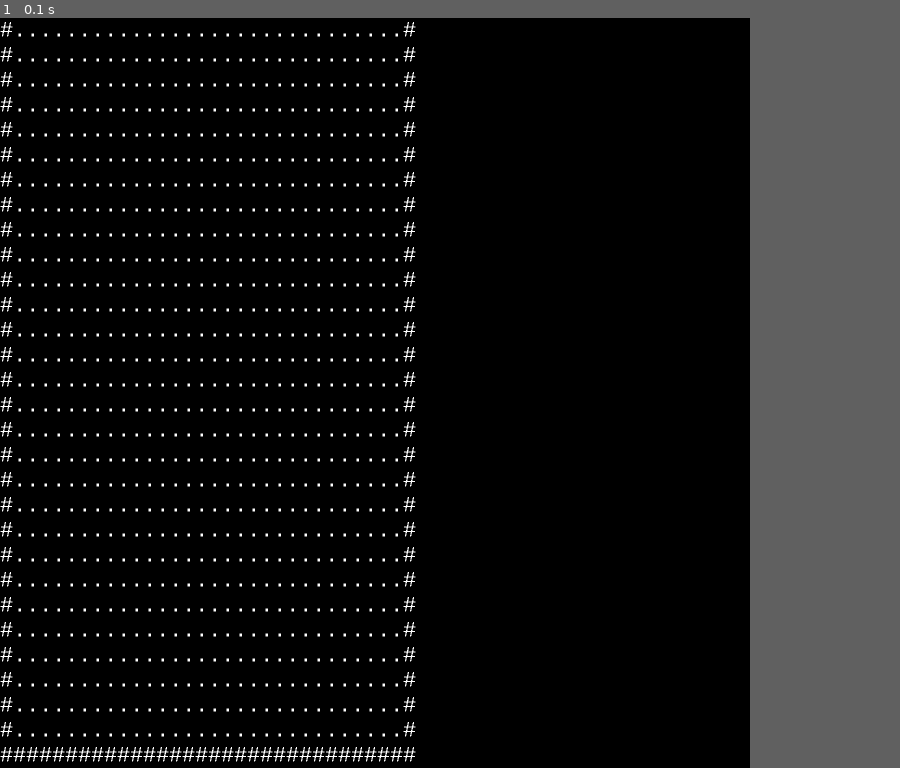
Above: before the commit, frame 1.
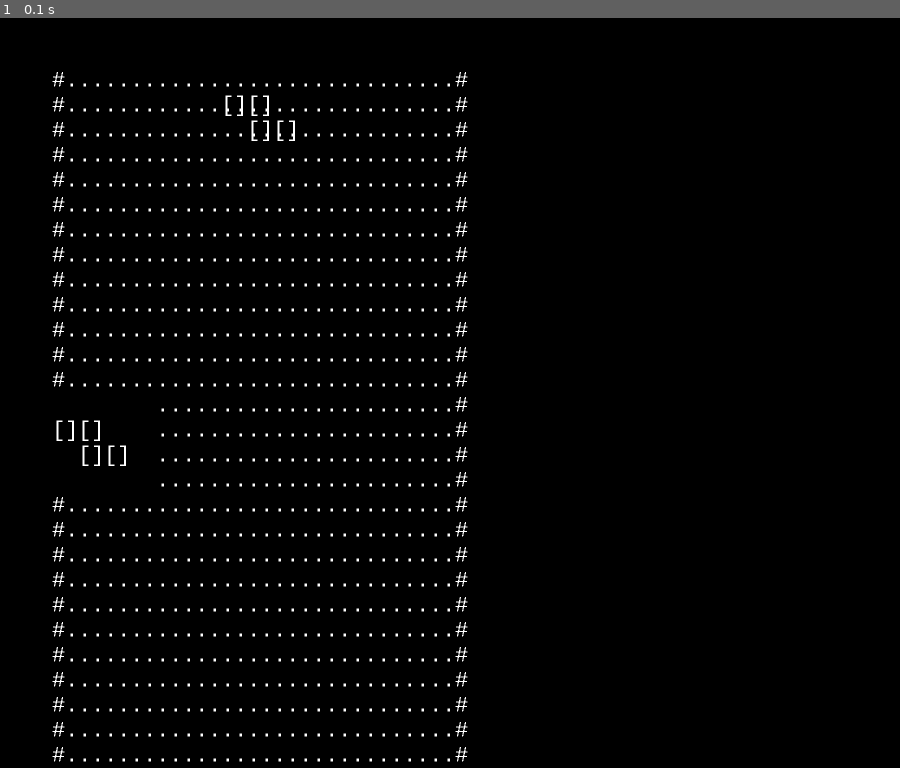
Above: after the commit, the same moment.

Repository: SikkandarSulaiman/TetrisGame
Game: pygame game, started from src/main.py
The game is run twice, just before and just after one commit, with the same random seed, the same clock (stepped at 60 frames per second) and the same inputs.
Inputs:
- Up to frame 1 (0.1 s): no input
In our replay, the window is 750x750 before the commit and 900x750 after it. These sizes can differ from the game's own. Grey fills any space a smaller window leaves; there, only what the larger window draws over its background counts as a difference.

The runs differ from the first frame. In frame 1, 2.3% of the frame differs, in the area x 0-52%, y 0-100%.

Commit message:
piece print over field in pygame

Diff:
--- a/config/game.json
+++ b/config/game.json
@@ -3,8 +3,8 @@
 	"line_display_ms": 500,
 	"field_height": 30,
 	"field_width": 32,
-	"field_place_x": 3,
-	"field_place_y": 23,
+	"field_place_x": 4,
+	"field_place_y": 2,
 	"scoreboard_height": 6,
 	"scoreboard_width": 11,
 	"scoreboard_place_x": 3,
--- a/src/config_read.py
+++ b/src/config_read.py
@@ -2,7 +2,8 @@
 import json
 from pathlib import Path
 
-config_path = '../config'
+# config_path = '../config'
+config_path = './config'
 
 print(os.getcwd())
 for jsonfile in os.listdir(config_path):
--- a/src/fitter.py
+++ b/src/fitter.py
@@ -15,7 +15,7 @@
 
 	def spawn_new_piece(self):
 		self.active_piece = Piece()
-		self.active_piece.x, self.active_piece.y = 0, (self.field.width - TETRIMINO_WIDTH)//2 + 1
+		self.active_piece.x, self.active_piece.y = (self.field.width - TETRIMINO_WIDTH)//2 + 1, 0
 		if self.check_piece_fit(self.active_piece.x, self.active_piece.y):
 			return True
 		return False
@@ -39,7 +39,6 @@
 					self.field.map[fx][fy] = pc
 
 	def move_piece(self, dir):
-
 		if dir == CMD_ROTATE:
 			self.active_piece.rotate()
 			if not self.check_piece_fit(self.active_piece.x, self.active_piece.y):
--- a/src/main.py
+++ b/src/main.py
@@ -5,6 +5,9 @@
 from panels import Field
 from panels import ScoreBoard
 from config_read import *
+from ui_gamescreen_pyg import pygame_GameScreen
+
+from time import sleep
 
 def cur_main(stdscr):
 	stdscr.clear()
@@ -47,36 +50,30 @@
 	NO_KEY_PRESS = -1
 	input_key_map[NO_KEY_PRESS] = CMD_DOWN
 
-	pygame.init()
-	game_screen = pygame.display.set_mode([1500, 1500])
+	scr = pygame_GameScreen()
 
-	# Run until the user asks to quit
+	tetris_field = Field(FIELD_WIDTH, FIELD_HEIGHT)
+	pf = PieceFitter(tetris_field)
+	sb = ScoreBoard(SCOREBOARD_WIDTH, SCOREBOARD_HEIGHT)
+	ScoreManager().set_scoreboard(sb)
+
+	pf.spawn_new_piece()
+	# scr.print_panel(tetris_field)
+	# scr.print_piece_inside_panel(pf.active_piece, tetris_field)
+	# pf.active_piece.print_piece_in_field(scr, tetris_field)
+	# sb.print_panel(scr)
+
 	running = True
 	while running:
 
-		# Did the user click the window close button?
-		for event in pygame.event.get():
-			if event.type == pygame.QUIT:
-				running = False
+		if scr.is_quit_event():
+			running = False
 
-		# Fill the background with white
-		game_screen.fill((0, 0, 0))
+		pf.move_piece(CMD_DOWN)
 
-		tetris_field = Field(FIELD_WIDTH, FIELD_HEIGHT)
+		scr.print_panel(tetris_field)
+		scr.print_piece_over_panel(pf.active_piece, tetris_field)
+		scr.refresh()
+		# sleep(1)
 
-		font = pygame.font.SysFont('Monospace', 44)
-		pos_x, pos_y = 0, 0
-		for line in tetris_field.map:
-			line = ''.join(line)
-			word_surface = font.render(line, 0, pygame.Color('white'))
-			text_w, text_h = word_surface.get_size()
-			game_screen.blit(word_surface, (0,pos_y))
-			pos_y += text_h
-
-		# Flip the display
-		pygame.display.flip()
-
-	# Done! Time to quit.
-	pygame.quit()
-
-	# curses.wrapper(cur_main)
+	scr.quit()
--- /dev/null
+++ b/src/ui_gamescreen_pyg.py
@@ -0,0 +1,42 @@
+import pygame
+
+from config_read import *
+
+@singleton
+class pygame_GameScreen:
+
+    def __init__(self):
+        self. panel_list = []
+        pygame.init()
+        self.screen = pygame.display.set_mode([1800, 1500])
+        self.screen.fill((0, 0, 0))
+        self.font = pygame.font.SysFont('Monospace', 44)
+        self.fcw, self.fch = self.font.render(' ', 0, pygame.Color('White')).get_size()
+        # fcw/h -> font char width/height
+
+    def is_quit_event(self):
+        for event in pygame.event.get():
+            if event.type == pygame.QUIT:
+                return True
+        return False
+
+    def quit(self):
+        pygame.quit()
+
+    def print_panel(self, panel, offset=None):
+        x_off, y_off = panel.x, panel.y
+        for y, line in enumerate(panel.map):
+            line = ''.join(line)
+            word_surface = self.font.render(line, 0, pygame.Color('white'))
+            _, text_h = word_surface.get_size()
+            self.screen.blit(word_surface, ((0+x_off)*self.fcw, (y+y_off)*self.fch))
+
+    def print_piece_over_panel(self, piece, panel):
+        for y, row in enumerate(piece.map):
+            piece_row = ''.join(row)
+            word_surface = self.font.render(piece_row, 0, pygame.Color('white'))
+            self.screen.blit(word_surface, ((piece.x + panel.x)*self.fcw, (y + piece.y + panel.y)*self.fch))
+            self.refresh()
+
+    def refresh(self):
+        pygame.display.flip()
